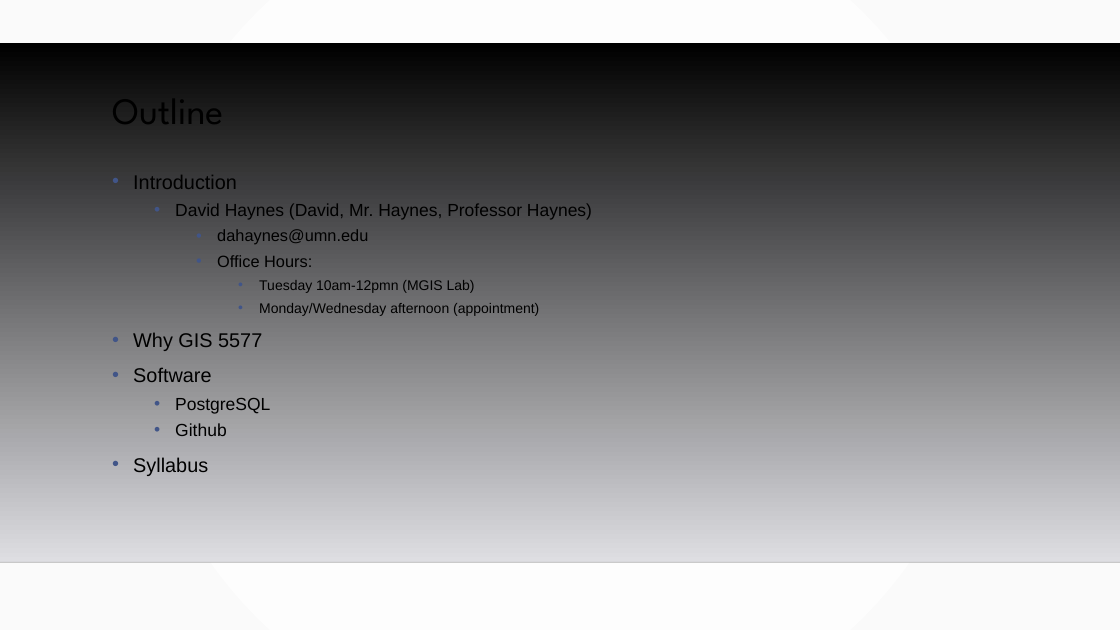
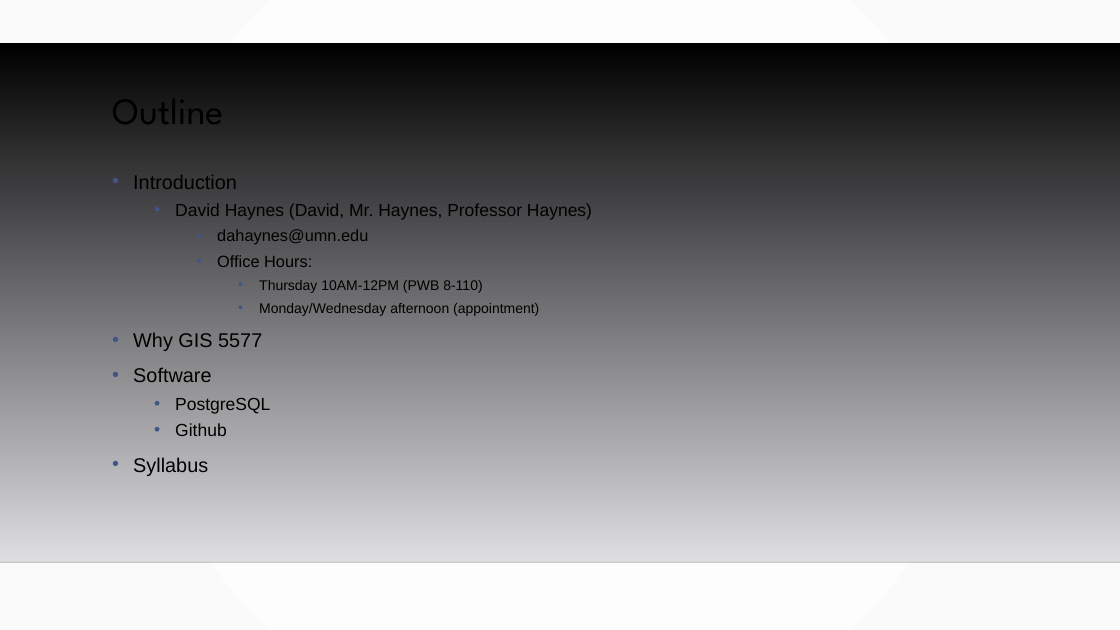
Before and after one commit to TomG007/gis5577, a slide deck: slide 2 of GIS5577.odp. Drawn at 1120x630 pixels with LibreOffice and Linux fonts; fonts in the diff are those of the drawing; background and template pictures are left out. Boxes give left, top, right and bottom in pixels: in the first picture for what was removed or moved away, otherwise in the second. Text is boxed around its words. In the diff, an @@ line names an element or a change of style, - is before the commit and + after.

```diff
--- a/GIS5577.odp
+++ b/GIS5577.odp
@@ text at (259, 280, 482, 293): text changed @@
-      • Tuesday 10am-12pmn (MGIS Lab)
+      • Thursday 10AM-12PM (PWB 8-110)
```
Also in this commit, not shown: 1 other slide changed, 1 other file.
